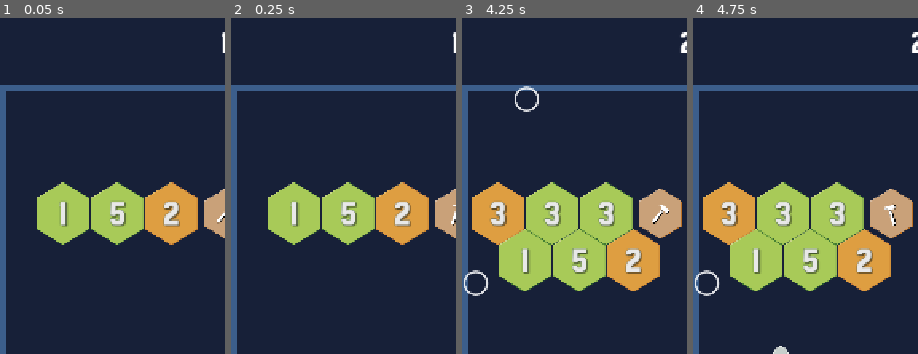
Above: before the commit, frames 1-4 (left to right).
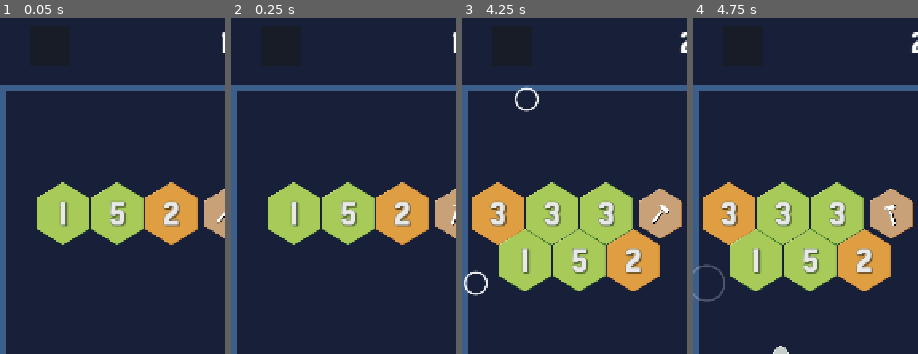
Above: after the commit, the same moments.

Repository: mrhewitt/hex-breaker
Game: Godot game, scene res://world/world.tscn
Two runs of this game, one before a commit and one after it. Both use one fixed random seed, a clock stepped at 60 frames per second and the inputs below.
Inputs (mouse positions are % of the whole screen's width and height, from its top left):
- Up to frame 1 (0.05 s): no input
- Up to frame 2 (0.25 s): no input
- Up to frame 3 (4.25 s): click (11, 4) at 0.52 s; click "DROP" at 1.25 s; click "DROP" at 2 s; click "DROP" at 2.75 s; move the mouse to (72, 52) at 3.52 s; press the mouse at (72, 52) at 3.53 s
- Up to frame 4 (4.75 s): move the mouse to (14, 12) at 4.27 s; release the mouse at (14, 12) at 4.28 s; click (14, 12) at 4.35 s
The pictures show only the part of the screen within x 0-50%, y 0-50%; the shares and areas given below are measured in that part.

The runs differ from the first frame. In frame 3, 0.4% of the frame differs, in the area x 0-35%, y 20-83%; in frame 4, 0.5%, in the area x 0-15%, y 73-85%.

Commit message:
Title screen design

Diff:
--- a/entities/ball.gd
+++ b/entities/ball.gd
@@ -34,7 +34,7 @@
 
 func show_launch_line_to( point: Vector2 ) -> void:
 	target_point = point
-	var end_point := Vector2( point - global_position ).normalized() * 1024
+	var end_point := Vector2( point - global_position ).normalized() * 312
 	launch_line_2d.set_point_position(1, end_point)
 	launch_line_2d.visible = true
 
--- a/entities/ball_highlight.gd
+++ b/entities/ball_highlight.gd
@@ -1,22 +1,21 @@
 @tool
 extends Node2D
 
-const STARTING_RADIUS = 16.0
-const WIDTH = 2
-
+@export var min_radius: float = 16.0
 @export var max_radius: float = 32
 @export var duration: float = 0.75
 @export var color: Color = Color.WHITE
+@export var thickness: float = 2.0
 
-@onready var _radius: float = STARTING_RADIUS
+@onready var _radius: float = min_radius
 @onready var _color: Color = color
 
 
 func _ready() -> void:
 	var tween := create_tween()
 	tween.set_loops().set_ease(Tween.EASE_IN_OUT)
-	tween.tween_property(self,'_radius',max_radius,0.5)
-	tween.parallel().tween_property(self,'_color:a',0,0.5)
+	tween.tween_property(self,'_radius',max_radius,duration)
+	tween.parallel().tween_property(self,'_color:a',0,duration)
 	tween.loop_finished.connect(reset_state)
 
 
@@ -32,11 +31,11 @@
 		360,
 		50,					# 50 points to look nice
 		_color,
-		WIDTH,
+		thickness,
 		true
 	)
 
 
 func reset_state(_loop: int) -> void:
-	_radius = STARTING_RADIUS
+	_radius = min_radius
 	_color = color
--- a/entities/blocks/block_vibrate.gdshader
+++ /dev/null
@@ -1,50 +0,0 @@
-shader_type canvas_item;
-
-// based on Line Jitter / Stroke Shake Effect by Joezeo
-// https://godotshaders.com/shader/line-jitter-stroke-shake-effect/
-
-uniform bool shaking       = false;
-uniform float amplitude    = 1.0;
-uniform float noise_scale  = 20.0;
-uniform float noise_speed  = 20.0;
-
-float hash(vec2 p) {
-  return fract(sin(dot(p, vec2(127.1,311.7))) * 43758.5453123);
-}
-
-float noise(vec2 p) {
-  vec2 i = floor(p);
-  vec2 f = fract(p);
-  float a = hash(i + vec2(0.0,0.0));
-  float b = hash(i + vec2(1.0,0.0));
-  float c = hash(i + vec2(0.0,1.0));
-  float d = hash(i + vec2(1.0,1.0));
-  vec2 u = f*f*(3.0-2.0*f);
-  return mix(a, b, u.x) +
-  (c - a) * u.y * (1.0 - u.x) +
-  (d - b) * u.x * u.y;
-}
-
-void fragment() {
-  if (shaking) {
-    vec2 uv = UV;
-    vec4 orig = texture(TEXTURE, uv);
-    if (orig.a <= 0.0) {
-      discard;
-    }
-
-    // Generate two noise values to construct a random direction.
-    float nx = noise(uv * noise_scale + vec2(TIME * noise_speed, 0.0));
-    float ny = noise(uv * noise_scale + vec2(0.0, TIME * noise_speed));
-    // Map [0,1] to [-1,1]
-    vec2 rand_dir = normalize(vec2(nx * 2.0 - 1.0, ny * 2.0 - 1.0));
-
-    // Use another noise value to determine the jitter amplitude sign.
-    float n = noise(uv * noise_scale + vec2(TIME * noise_speed));
-    float off = (n * 2.0 - 1.0) * amplitude;
-
-    // Offset along a random direction
-    vec2 uv2 = uv + rand_dir * off * TEXTURE_PIXEL_SIZE;
-    COLOR = texture(TEXTURE, uv2);
-  }
-}
--- a/entities/blocks/block_whiten.gdshader
+++ /dev/null
@@ -1,14 +0,0 @@
-shader_type canvas_item;
-
-void vertex() {
-	// Called for every vertex the material is visible on.
-}
-
-void fragment() {
-	// Called for every pixel the material is visible on.
-}
-
-//void light() {
-//	// Called for every pixel for every light affecting the CanvasItem.
-//	// Uncomment to replace the default light processing function with this one.
-//}
--- /dev/null
+++ b/main.gd
@@ -0,0 +1,6 @@
+extends Control
+
+
+
+func _on_play_button_body_play_pressed() -> void:
+	pass # Replace with function body.
--- /dev/null
+++ b/main.tscn
@@ -0,0 +1,44 @@
+[gd_scene load_steps=4 format=3 uid="uid://damidc11hikm4"]
+
+[ext_resource type="Script" uid="uid://bue1gxuj7l4n2" path="res://main.gd" id="1_h2yge"]
+[ext_resource type="Texture2D" uid="uid://bigjpgu5xrtg1" path="res://assets/title-logo.png" id="2_1bvp3"]
+[ext_resource type="PackedScene" uid="uid://b1b8up1icmvhq" path="res://play_button_body.tscn" id="3_lquwl"]
+
+[node name="Main" type="Control"]
+layout_mode = 3
+anchors_preset = 15
+anchor_right = 1.0
+anchor_bottom = 1.0
+grow_horizontal = 2
+grow_vertical = 2
+script = ExtResource("1_h2yge")
+
+[node name="TitleScreen" type="Control" parent="."]
+layout_mode = 1
+anchors_preset = 15
+anchor_right = 1.0
+anchor_bottom = 1.0
+grow_horizontal = 2
+grow_vertical = 2
+
+[node name="TextureRect" type="TextureRect" parent="TitleScreen"]
+layout_mode = 1
+anchors_preset = -1
+anchor_left = 0.5
+anchor_right = 0.5
+offset_left = -199.0
+offset_top = 120.0
+offset_right = 199.0
+offset_bottom = 494.0
+grow_horizontal = 2
+texture = ExtResource("2_1bvp3")
+
+[node name="StaticBody2D" type="StaticBody2D" parent="TitleScreen"]
+
+[node name="CollisionPolygon2D" type="CollisionPolygon2D" parent="TitleScreen/StaticBody2D"]
+polygon = PackedVector2Array(361, 453, 434, 505, 537, 451, 723, 477, 719, 1267, 9, 1265, 12, 500, 185, 454, 267, 504, 474, 380, 182, 358, -38, 352, -50, 1342, 822, 1348, 848, 351, 545, 305)
+
+[node name="PlayButtonBody" parent="TitleScreen" instance=ExtResource("3_lquwl")]
+position = Vector2(289, 778)
+
+[connection signal="play_pressed" from="TitleScreen/PlayButtonBody" to="." method="_on_play_button_body_play_pressed"]
--- /dev/null
+++ b/play_button_body.gd
@@ -0,0 +1,32 @@
+extends CharacterBody2D
+
+const SPEED = 200.0
+
+## emitted when play button has been pressed, but after particle animation is done
+signal play_pressed
+
+@onready var gpu_particles_2d: GPUParticles2D = $GPUParticles2D
+@onready var ball_highlight: Node2D = $Sprite2D/BallHighlight
+@onready var play_button: Button = $PlayButton
+
+var is_stopped: bool = false
+
+
+func _ready() -> void:
+	velocity = Vector2.from_angle( randi_range(0,TAU) ).normalized() * SPEED
+
+
+func _physics_process(delta: float) -> void:
+	if !is_stopped:
+		var collision = move_and_collide(velocity * delta)
+		if collision:
+			velocity = velocity.bounce(collision.get_normal()).normalized() * SPEED
+
+
+func _on_gpu_particles_2d_finished() -> void:
+	play_pressed.emit()
+
+
+func _on_pressed() -> void:
+	play_button.visible = false
+	gpu_particles_2d.emitting = true
--- /dev/null
+++ b/play_button_body.tscn
@@ -0,0 +1,61 @@
+[gd_scene load_steps=7 format=3 uid="uid://b1b8up1icmvhq"]
+
+[ext_resource type="Script" uid="uid://dtesoexkl0ph" path="res://play_button_body.gd" id="1_85xi2"]
+[ext_resource type="Texture2D" uid="uid://b3of8ir2kt51r" path="res://assets/play-button.png" id="1_wxmwh"]
+[ext_resource type="PackedScene" uid="uid://cwca3nqjljvq5" path="res://entities/ball_highlight.tscn" id="2_85xi2"]
+
+[sub_resource type="CircleShape2D" id="CircleShape2D_85xi2"]
+radius = 101.07918
+
+[sub_resource type="ParticleProcessMaterial" id="ParticleProcessMaterial_85xi2"]
+particle_flag_disable_z = true
+emission_shape = 1
+emission_sphere_radius = 45.86
+inherit_velocity_ratio = 0.13
+spread = 180.0
+initial_velocity_min = 83.229996
+initial_velocity_max = 184.19
+gravity = Vector3(0, 200, 0)
+scale_min = 0.0
+scale_max = 15.179999
+color = Color(0.78039217, 0.8117647, 0.8, 1)
+
+[sub_resource type="StyleBoxTexture" id="StyleBoxTexture_85xi2"]
+texture = ExtResource("1_wxmwh")
+
+[node name="PlayButtonBody" type="CharacterBody2D"]
+script = ExtResource("1_85xi2")
+
+[node name="CollisionShape2D" type="CollisionShape2D" parent="."]
+position = Vector2(98, 98)
+shape = SubResource("CircleShape2D_85xi2")
+
+[node name="GPUParticles2D" type="GPUParticles2D" parent="."]
+position = Vector2(98, 98)
+emitting = false
+amount = 64
+one_shot = true
+explosiveness = 1.0
+process_material = SubResource("ParticleProcessMaterial_85xi2")
+
+[node name="PlayButton" type="Button" parent="."]
+custom_minimum_size = Vector2(196, 196)
+offset_right = 196.0
+offset_bottom = 196.0
+size_flags_horizontal = 4
+size_flags_vertical = 4
+theme_override_styles/normal = SubResource("StyleBoxTexture_85xi2")
+theme_override_styles/pressed = SubResource("StyleBoxTexture_85xi2")
+theme_override_styles/hover = SubResource("StyleBoxTexture_85xi2")
+theme_override_styles/disabled = SubResource("StyleBoxTexture_85xi2")
+theme_override_styles/focus = SubResource("StyleBoxTexture_85xi2")
+
+[node name="BallHighlight" parent="PlayButton" instance=ExtResource("2_85xi2")]
+position = Vector2(98, 98)
+min_radius = 98.0
+max_radius = 196.0
+color = Color(0.78039217, 0.8117647, 0.8, 1)
+thickness = 12.0
+
+[connection signal="finished" from="GPUParticles2D" to="." method="_on_gpu_particles_2d_finished"]
+[connection signal="pressed" from="PlayButton" to="." method="_on_pressed"]
--- a/world/world.tscn
+++ b/world/world.tscn
@@ -39,6 +39,18 @@
 theme_override_font_sizes/font_size = 48
 text = "1"
 horizontal_alignment = 1
+
+[node name="PauseButton" type="Button" parent="HUDUpper"]
+custom_minimum_size = Vector2(64, 64)
+layout_mode = 1
+anchors_preset = -1
+anchor_top = 0.5
+anchor_bottom = 0.5
+offset_left = 48.0
+offset_top = -32.0
+offset_right = 64.0
+offset_bottom = 32.0
+grow_vertical = 2
 
 [node name="Level" type="Control" parent="."]
 custom_minimum_size = Vector2(0, 920)
Binary file added: assets/play-button.png
Not shown, added: assets/play-button.png.import
Binary file added: assets/title-logo.aseprite
Binary file added: assets/title-logo.png
Not shown, added: assets/title-logo.png.import
Not shown, removed: entities/blocks/block_vibrate.gdshader.uid
Not shown, removed: entities/blocks/block_whiten.gdshader.uid
Not shown, added: main.gd.uid
Not shown, added: play_button_body.gd.uid
